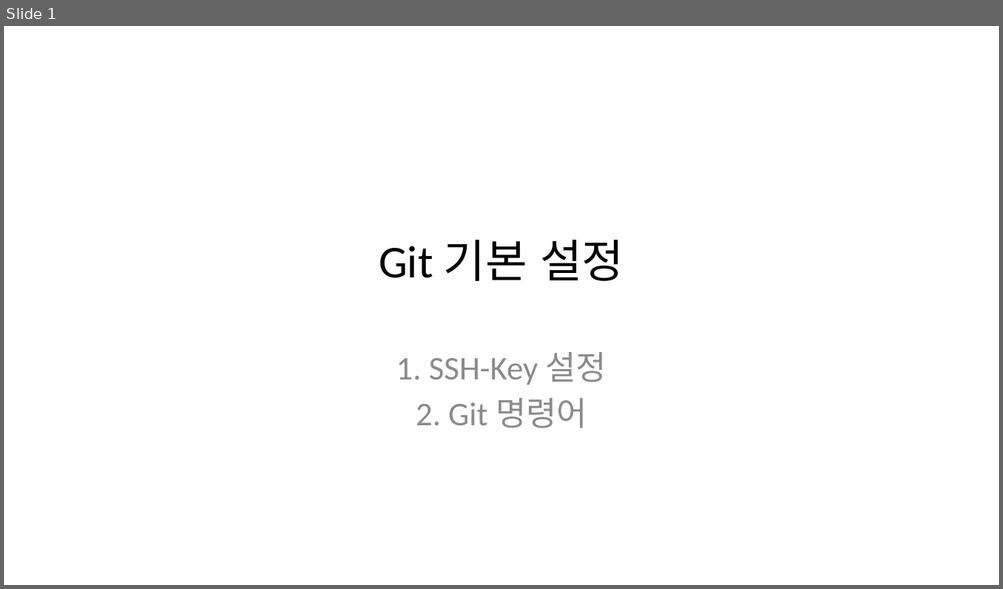
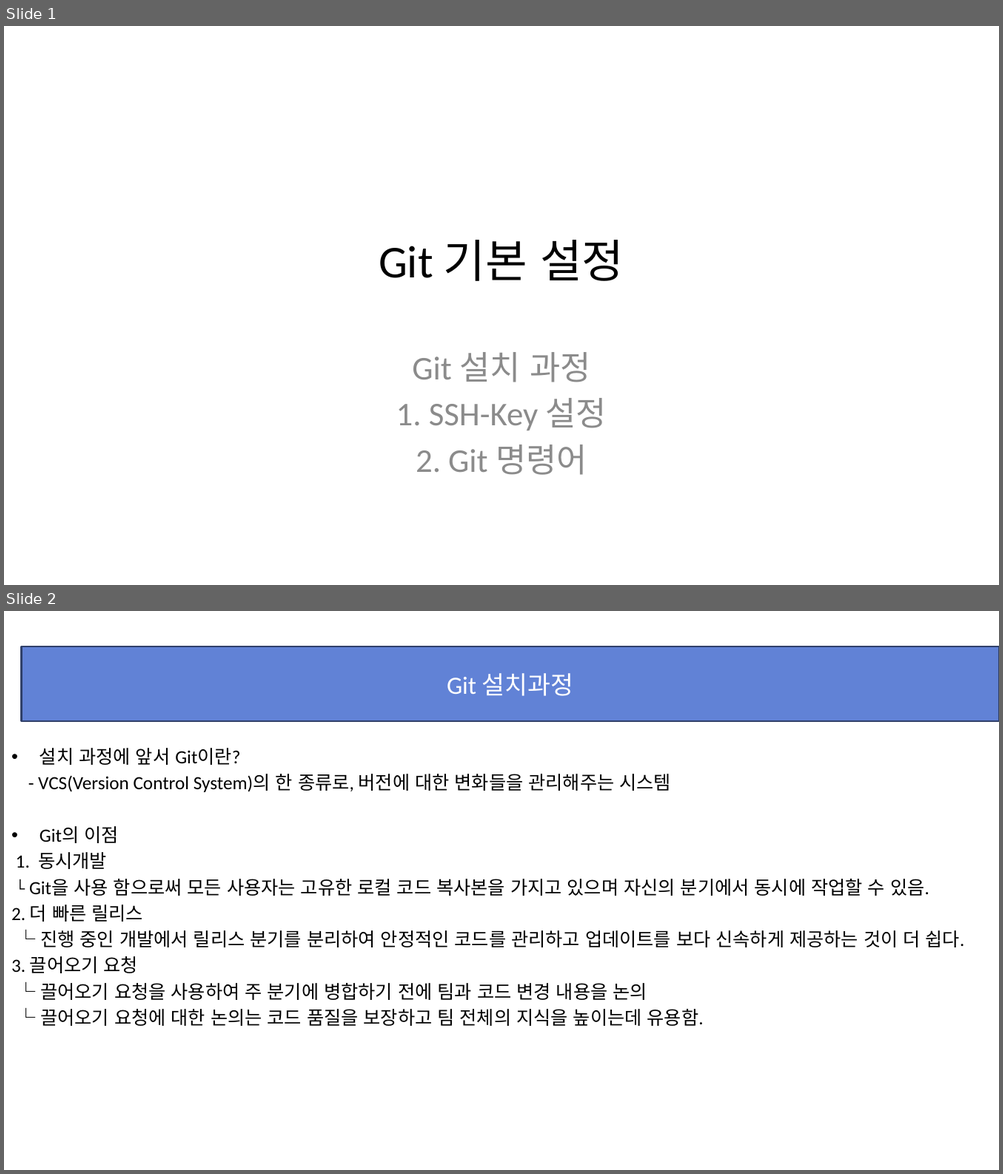
Before and after one commit to ChaeSung-Lee/DJ_InternShip, a slide deck: 2021_Summer/jp.hong/Git_Manual.pptx. Shown one above the other, each under a label of ours: slide 1 before the commit, slides 1 and 2 after it. The pictures are 1003x589 and 1003x1174 pixels, drawn with LibreOffice and Linux fonts; fonts in the diff are those of the drawing. Boxes give left, top, right and bottom in pixels: in the first picture for what was removed or moved away, otherwise in the second. Text is boxed around its words. In the diff, an @@ line names an element or a change of style, - is before the commit and + after.

```diff
--- a/2021_Summer/jp.hong/Git_Manual.pptx
+++ b/2021_Summer/jp.hong/Git_Manual.pptx
@@ slide 2 added at (x1=4, y1=611, x2=999, y2=1170), background #FFFFFF @@
@@ rectangle added at (x1=21, y1=647, x2=999, y2=721), fill #6182D6, outline #30416A 1.5 pt, 24 pt, text #FFFFFF @@
+Git 설치과정
@@ text added at (x1=11, y1=748, x2=965, y2=1026), 18 pt, text #000000 @@
+• 설치 과정에 앞서 Git이란?
+- VCS(Version Control System)의 한 종류로, 버전에 대한 변화들을 관리해주는 시스템
+• Git의 이점
+1. 동시개발
+└ Git을 사용 함으로써 모든 사용자는 고유한 로컬 코드 복사본을 가지고 있으며 자신의 분기에서 동시에 작업할 수 있음.
+2. 더 빠른 릴리스
+└ 진행 중인 개발에서 릴리스 분기를 분리하여 안정적인 코드를 관리하고 업데이트를 보다 신속하게 제공하는 것이 더 쉽다.
+3. 끌어오기 요청
+└ 끌어오기 요청을 사용하여 주 분기에 병합하기 전에 팀과 코드 변경 내용을 논의
+└ 끌어오기 요청에 대한 논의는 코드 품질을 보장하고 팀 전체의 지식을 높이는데 유용함.
@@ slide 1 changed as well @@
@@ subtitle at (x1=412, y1=352, x2=590, y2=383): paragraph added @@
+Git 설치 과정
```
Also in this commit, not shown: 4 other slides changed, 13 other slides added, 3 other files.
